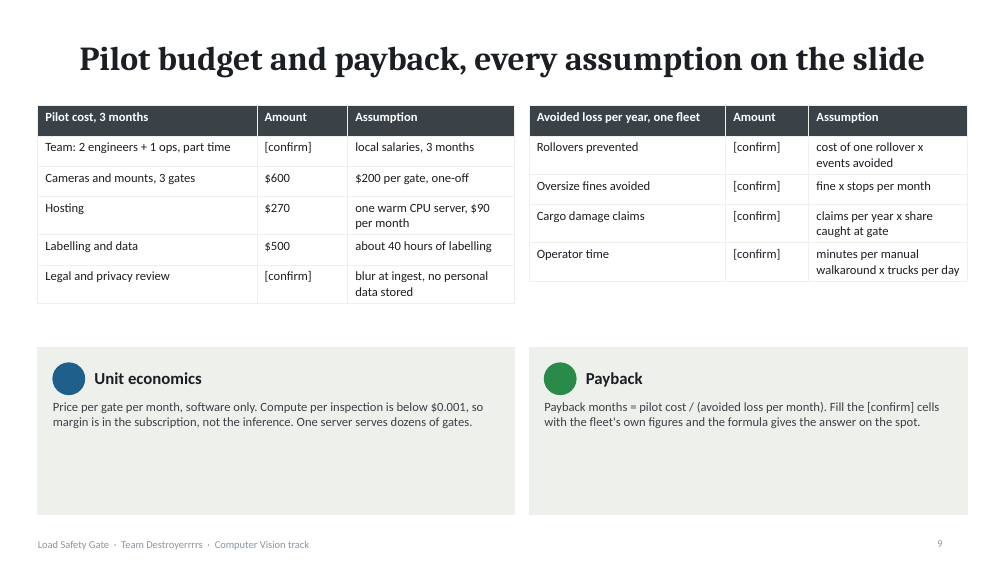
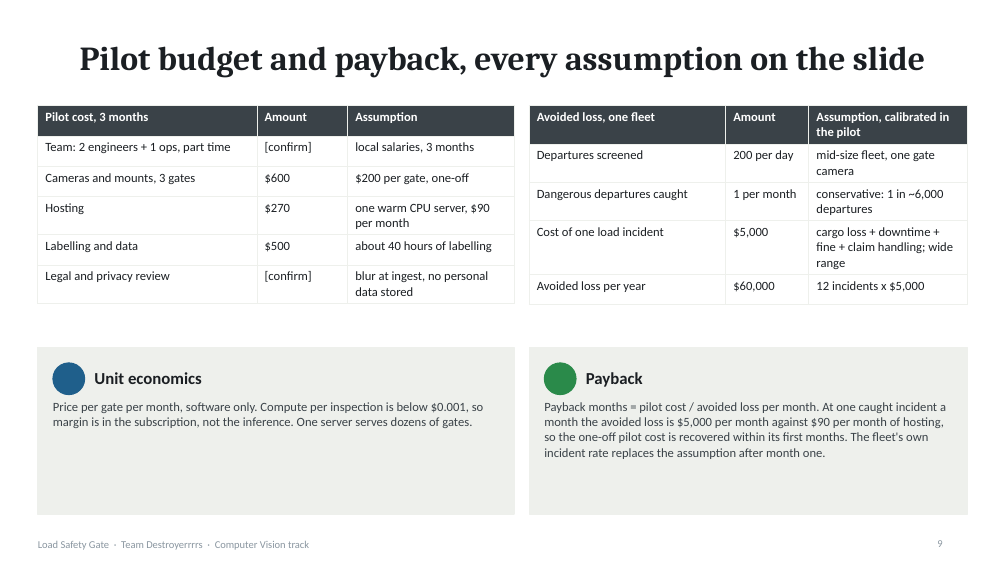
Before and after one commit to Winner-121/Destroyerrrrs_Final_Stage, a slide deck: slide 9 of deck/LoadSafetyGate_deck.pptx. Drawn at 1008x567 pixels with LibreOffice and Linux fonts; fonts in the diff are those of the drawing. Boxes give left, top, right and bottom in pixels: in the first picture for what was removed or moved away, otherwise in the second. Text is boxed around its words. In the diff, an @@ line names an element or a change of style, - is before the commit and + after.

```diff
--- a/deck/LoadSafetyGate_deck.pptx
+++ b/deck/LoadSafetyGate_deck.pptx
@@ table at <box>529,106,968,296</box> @@
-row 1, column 1: Avoided loss per year, one fleet
+row 1, column 1: Avoided loss, one fleet
-row 1, column 3: Assumption
+row 1, column 3: Assumption, calibrated in the pilot
-row 2: Rollovers prevented | [confirm] | cost of one rollover x events avoided
+row 2: Departures screened | 200 per day | mid-size fleet, one gate camera
-row 3: Oversize fines avoided | [confirm] | fine x stops per month
+row 3: Dangerous departures caught | 1 per month | conservative: 1 in ~6,000 departures
-row 4: Cargo damage claims | [confirm] | claims per year x share caught at gate
+row 4: Cost of one load incident | $5,000 | cargo loss + downtime + fine + claim handling; wide range
-row 5: Operator time | [confirm] | minutes per manual walkaround x trucks per day
+row 5: Avoided loss per year | $60,000 | 12 incidents x $5,000
@@ text at <box>544,402,946,459</box>: text changed @@
-Payback months = pilot cost / (avoided loss per month). Fill the [confirm] cells with the fleet's own figures and the formula gives the answer on the spot.
+Payback months = pilot cost / avoided loss per month. At one caught incident a month the avoided loss is $5,000 per month against $90 per month of hosting, so the one-off pilot cost is recovered within its first months. The fleet's own incident rate replaces the assumption after month one.
```
Also in this commit, not shown: 2 other slides changed, 3 other files.
